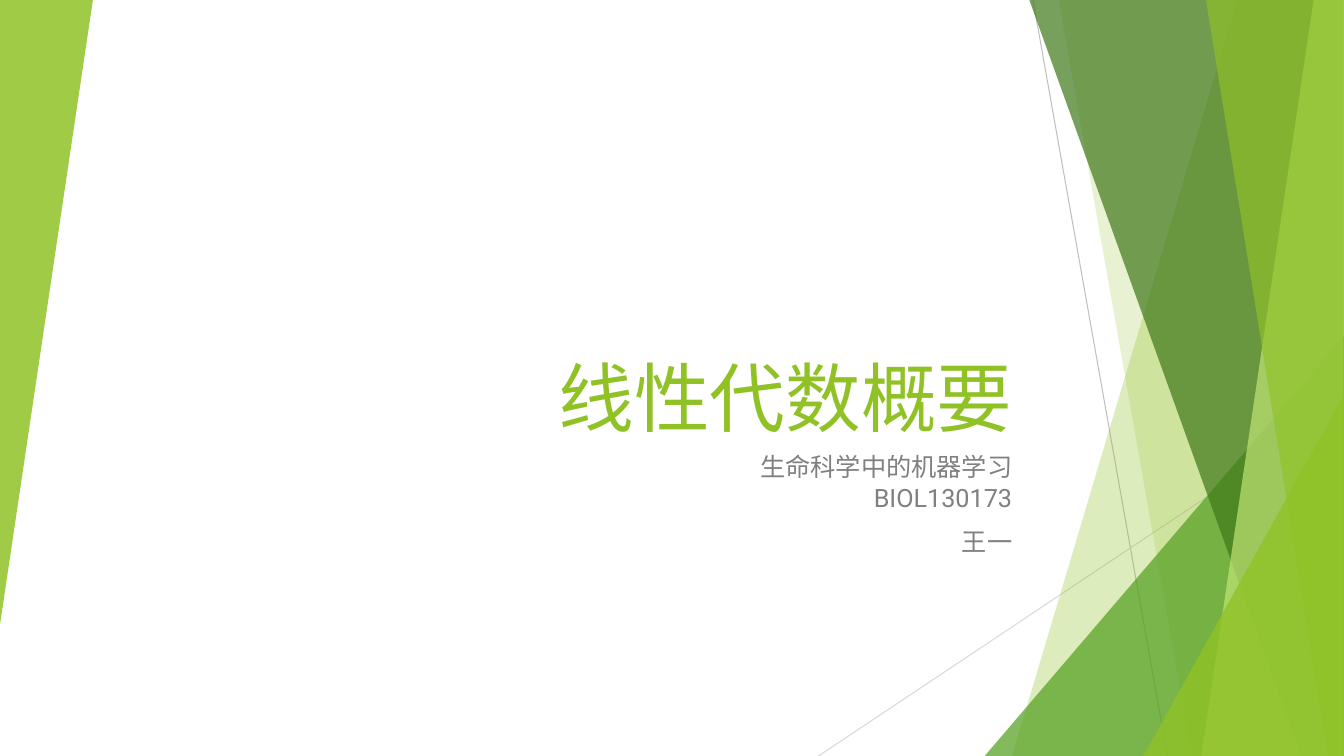
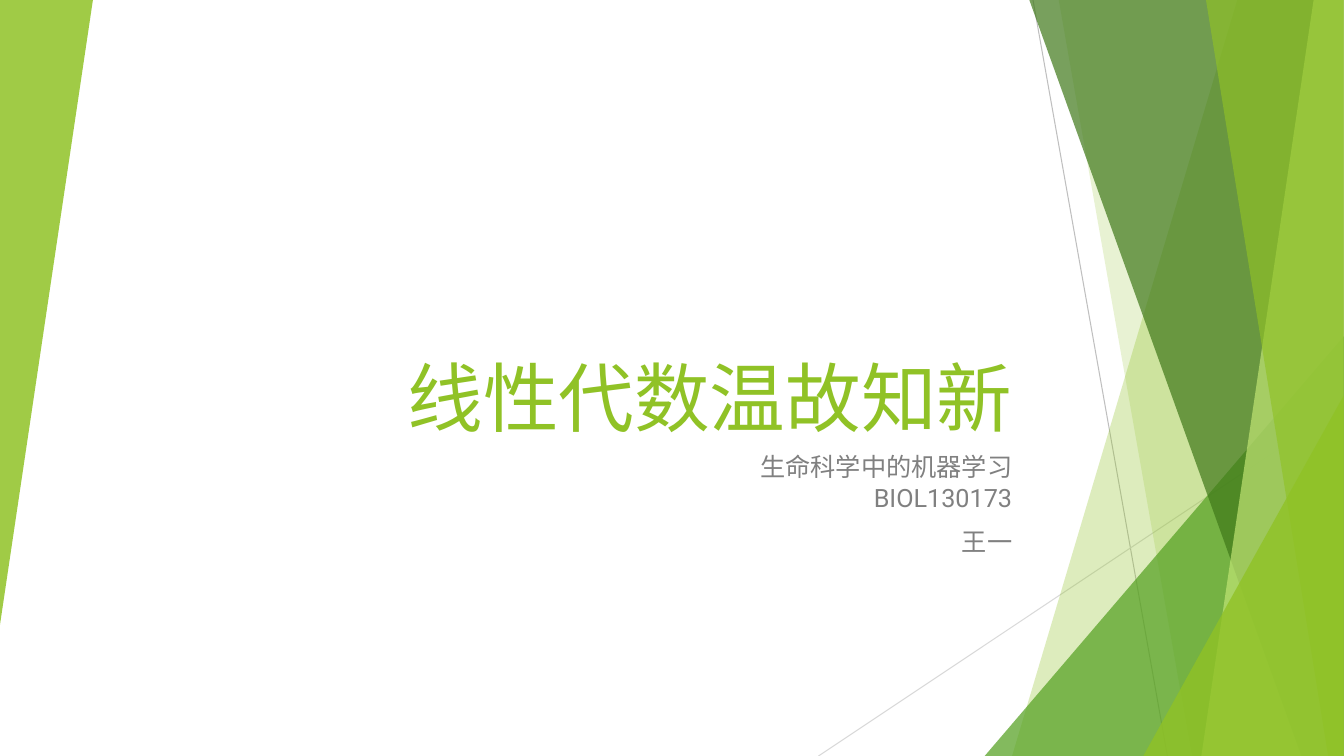
Before and after one commit to wangyi-fudan/BIOL130173, a slide deck: slide 1 of 1_linear_algebra.pptx. Drawn at 1344x756 pixels with LibreOffice and Linux fonts; fonts in the diff are those of the drawing. Boxes give left, top, right and bottom in pixels: in the first picture for what was removed or moved away, otherwise in the second. Text is boxed around its words. In the diff, an @@ line names an element or a change of style, - is before the commit and + after.

```diff
--- a/1_linear_algebra.pptx
+++ b/1_linear_algebra.pptx
@@ title at (x1=407, y1=362, x2=1012, y2=432): text changed @@
-线性代数概要
+线性代数温故知新
```
Also in this commit, not shown: 2 other slides changed, 4 slides added, 1 slide removed.
